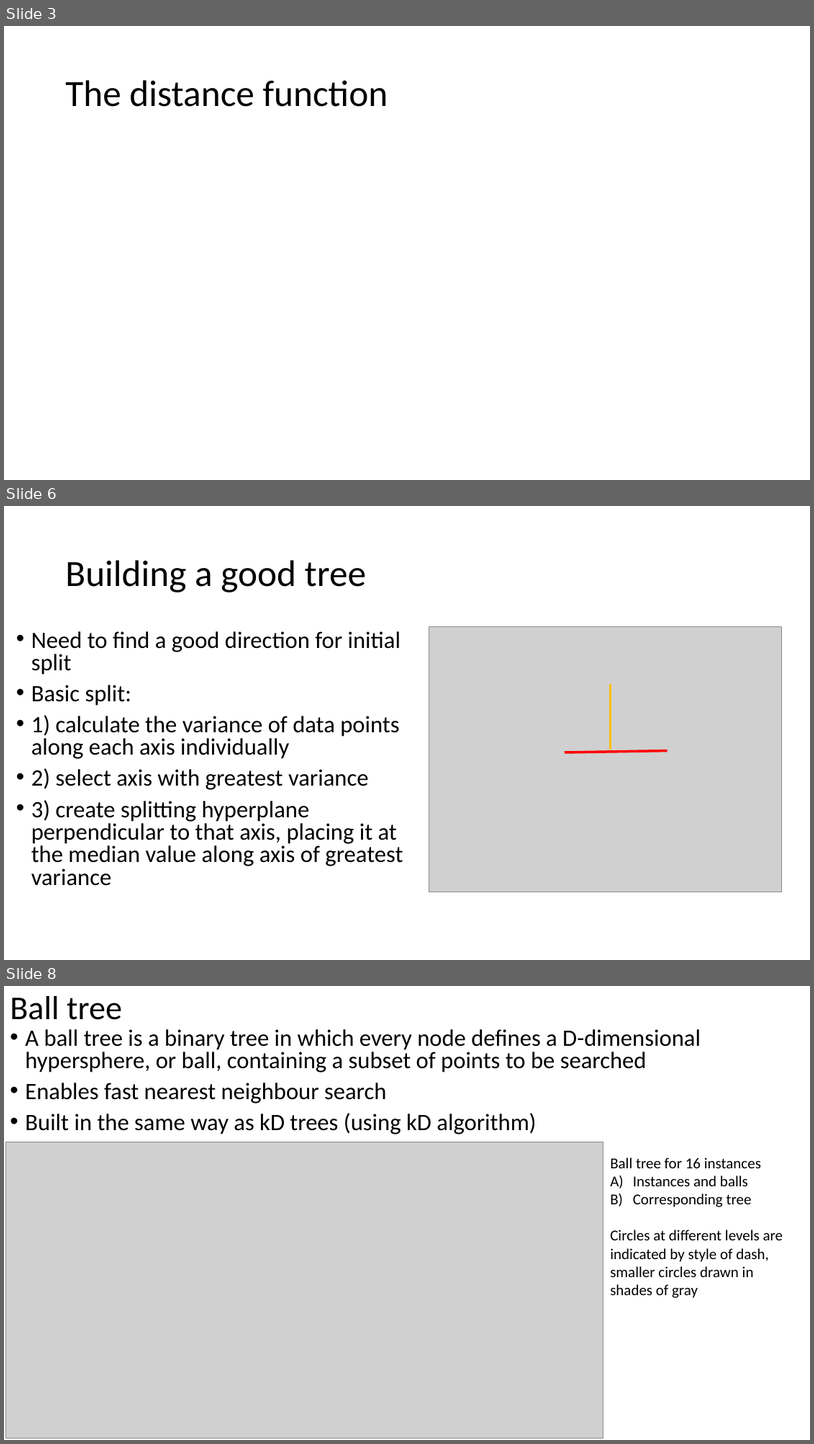
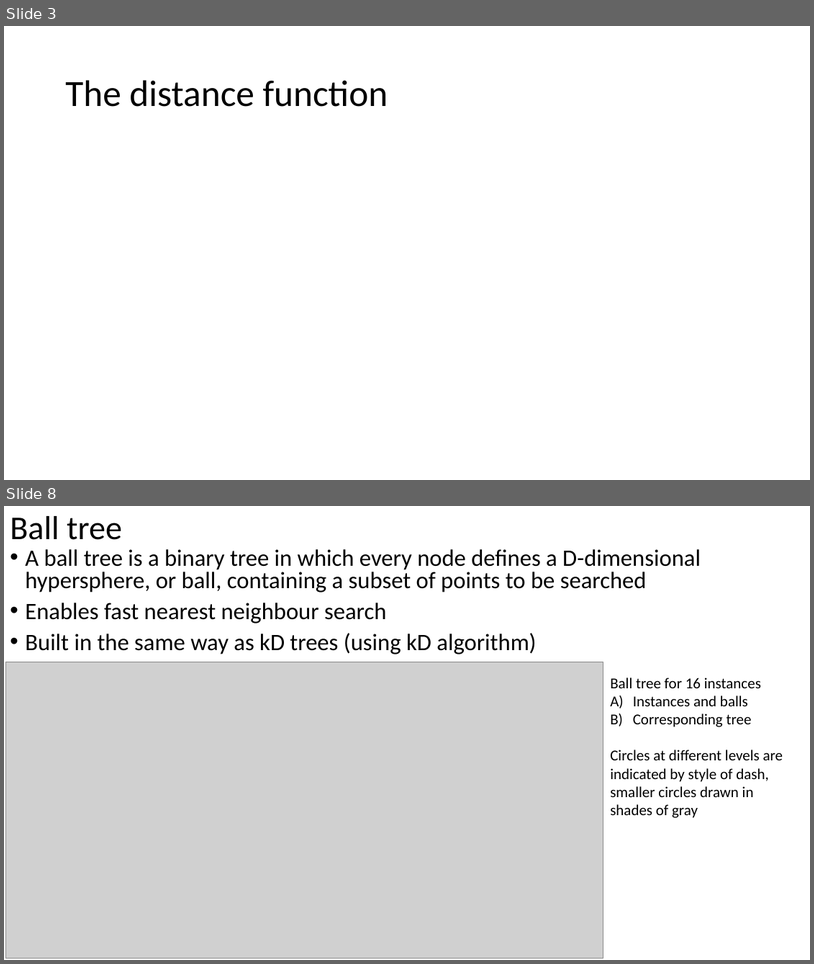
Before and after one commit to russellu/cs405, a slide deck: Lecture_10.pptx. Shown one above the other, each under a label of ours: slides 3, 6 and 8 before the commit, slides 3 and 8 after it; the slides between them are not shown. The pictures are 814x1444 and 814x964 pixels, drawn with LibreOffice and Linux fonts; fonts in the diff are those of the drawing; grey boxes stand for pictures. Boxes give left, top, right and bottom in pixels: in the first picture for what was removed or moved away, otherwise in the second. Text is boxed around its words. In the diff, an @@ line names an element or a change of style, - is before the commit and + after.

```diff
--- a/Lecture_10.pptx
+++ b/Lecture_10.pptx
@@ slide 6 removed at (x1=4, y1=506, x2=810, y2=960), background #FFFFFF @@
@@ title removed at (x1=65, y1=560, x2=366, y2=592) @@
-Building a good tree
@@ text removed at (x1=31, y1=631, x2=403, y2=885) @@
-• Need to find a good direction for initial split
-• Basic split:
-• 1) calculate the variance of data points along each axis individually
-• 2) select axis with greatest variance
-• 3) create splitting hyperplane perpendicular to that axis, placing it at the median value along axis of greatest variance
@@ picture removed at (x1=430, y1=627, x2=782, y2=892) @@
@@ line removed from (611, 684) to (611, 750) @@
@@ line removed from (565, 752) to (668, 750) @@
```
Also in this commit, not shown: 11 slides changed, 4 slides added, 3 other files.
